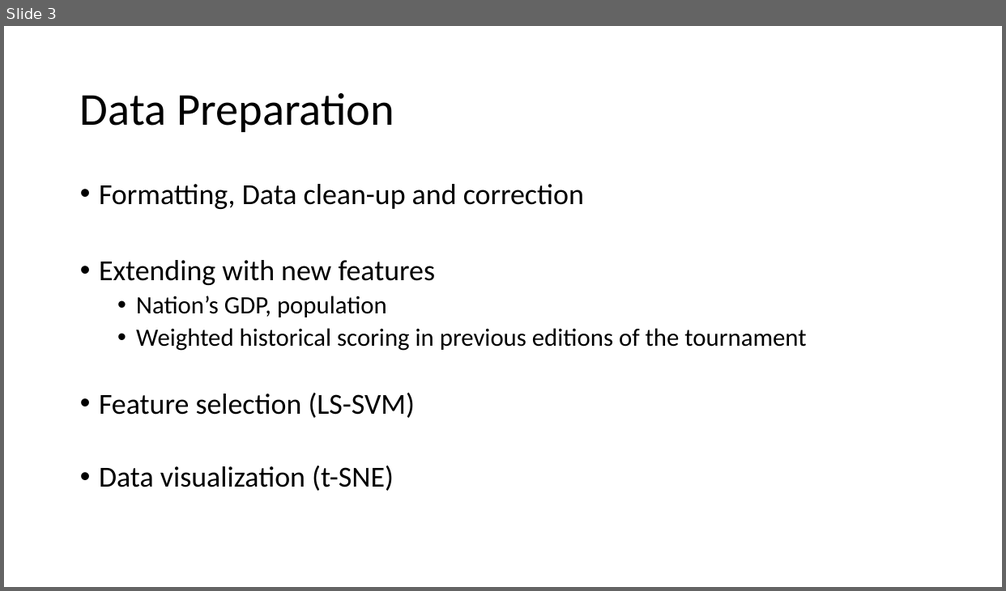
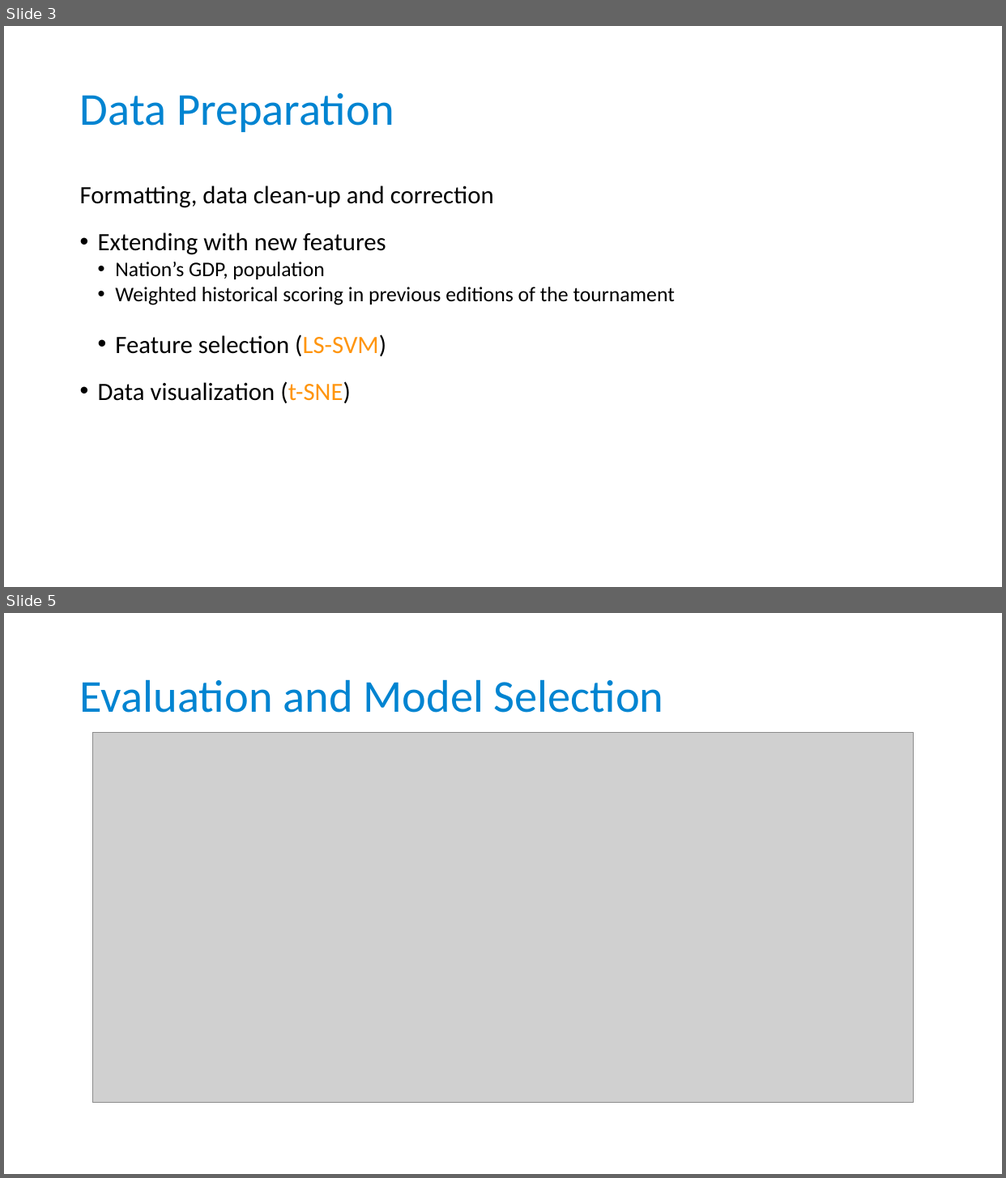
Before and after one commit to taimir/football_2016, a slide deck: presentation/Presentation_Euro2016.pptx. Shown one above the other, each under a label of ours: slide 3 before the commit, slides 3 and 5 after it; the slides between them are not shown. The pictures are 1006x591 and 1006x1178 pixels, drawn with LibreOffice and Linux fonts; fonts in the diff are those of the drawing; grey boxes stand for pictures. Boxes give left, top, right and bottom in pixels: in the first picture for what was removed or moved away, otherwise in the second. Text is boxed around its words. In the diff, an @@ line names an element or a change of style, - is before the commit and + after.

```diff
--- a/presentation/Presentation_Euro2016.pptx
+++ b/presentation/Presentation_Euro2016.pptx
@@ slide 5 added at (x1=4, y1=613, x2=1002, y2=1174), background #FFFFFF @@
@@ text added at (x1=80, y1=679, x2=664, y2=713), 44 pt, text #0084D1 @@
+Evaluation and Model Selection
@@ picture added at (x1=93, y1=733, x2=914, y2=1103) @@
@@ slide 3 changed as well @@
@@ text "Data Preparation" at (x1=80, y1=93, x2=394, y2=132): text colour #000000 to #0084D1 @@
@@ text at (x1=80, y1=186, x2=494, y2=208): text changed; size 28 to 24 pt @@
-• Formatting, Data clean-up and correction
+Formatting, data clean-up and correction
@@ text at (x1=98, y1=233, x2=675, y2=403): size 28 to 24 pt in "Extending with new features", "Feature selection (LS-SVM)", "Data visualization (t-SNE)"; size 24 to 20 pt in "Nation’s GDP, population", "Weighted historical scoring in previous editions of ..."; text colour #000000 to #FF950E in "(LS-SVM)", "(t-SNE)"; indent changed; less space between paragraphs; line spacing 0.9 to 1; list level 1 to 2 in "Feature selection (LS-SVM)" @@
```
Also in this commit, not shown: 6 other slides changed, 2 other files.
